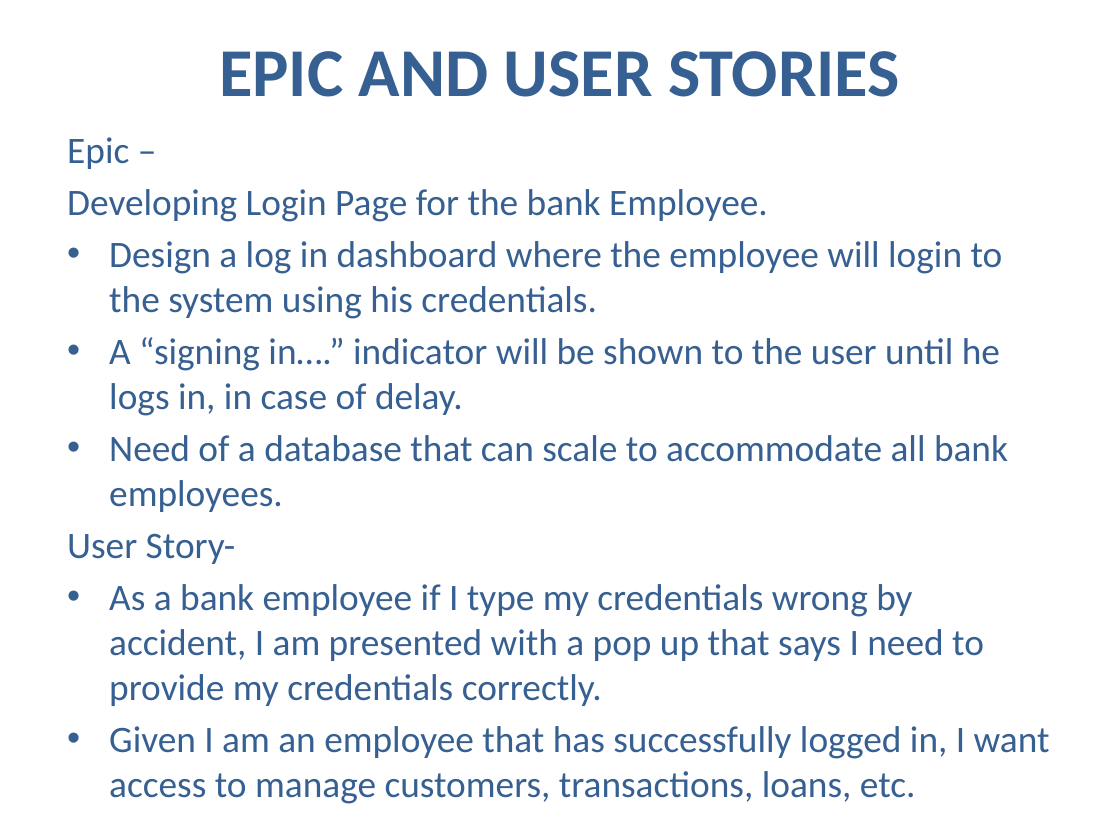
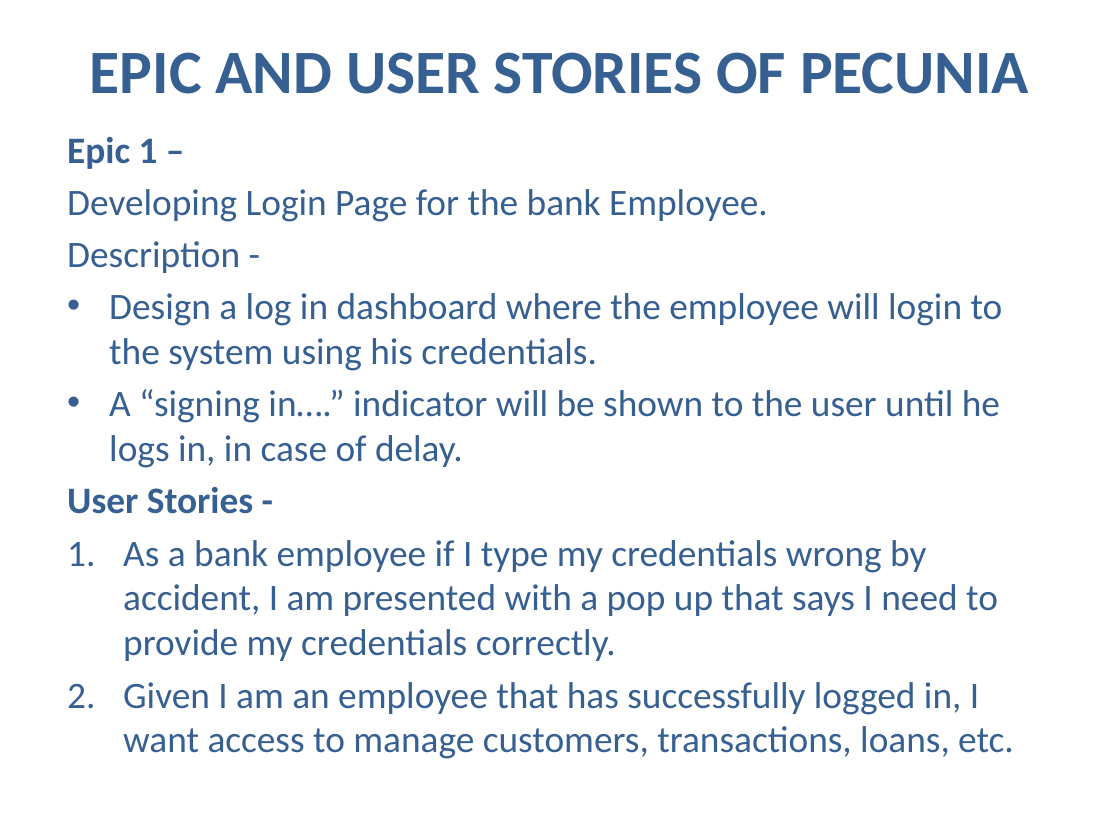
Before and after one commit to SamanwayCapg/Pecunia_codes, a slide deck: slide 3 of Presentation Aishwarya.pptx. Drawn at 1120x840 pixels with LibreOffice and Linux fonts; fonts in the diff are those of the drawing. Boxes give left, top, right and bottom in pixels: in the first picture for what was removed or moved away, otherwise in the second. Text is boxed around its words. In the diff, an @@ line names an element or a change of style, - is before the commit and + after.

```diff
--- a/Presentation Aishwarya.pptx
+++ b/Presentation Aishwarya.pptx
@@ title at (x1=90, y1=52, x2=1029, y2=94): text changed; size 44 to 39.6 pt @@
-EPIC AND USER STORIES
+EPIC AND USER STORIES OF PECUNIA
@@ text at (x1=67, y1=137, x2=158, y2=169): text changed; bold on @@
-Epic –
+Epic 1 –
@@ text at (x1=67, y1=241, x2=240, y2=273): paragraph added @@
+Description -
@@ text at (x1=67, y1=487, x2=253, y2=514): text changed; bold on @@
-• Need of a database that can scale to accommodate all bank employees.
-User Story-
+User Stories -
@@ text at (x1=123, y1=540, x2=1014, y2=759): bullet • to 1. @@
```
Also in this commit, not shown: 5 other slides changed, 1 slide added, 1 slide removed.
